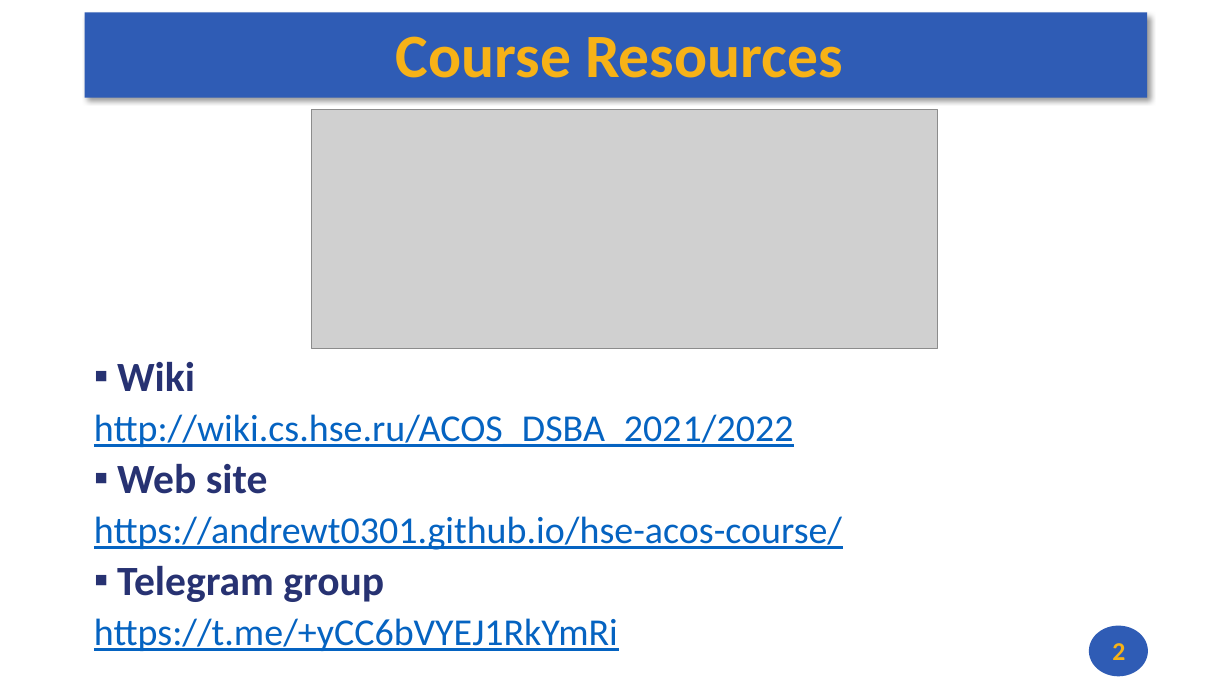
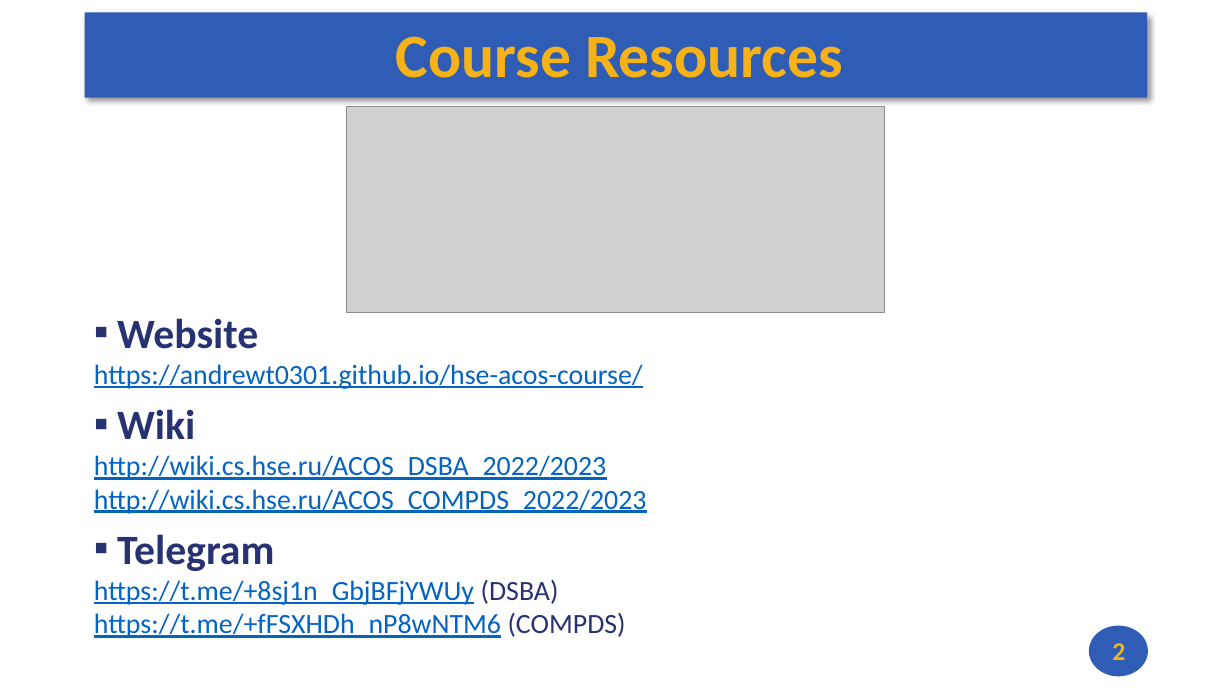
Before and after one commit to andrewt0301/hse-acos-course, a slide deck: slide 2 of docs/part1ca/01_Introduction/CA_Lecture_01.pptx. Drawn at 1232x693 pixels with LibreOffice and Linux fonts; fonts in the diff are those of the drawing; grey boxes stand for pictures. Boxes give left, top, right and bottom in pixels: in the first picture for what was removed or moved away, otherwise in the second. Text is boxed around its words. In the diff, an @@ line names an element or a change of style, - is before the commit and + after.

```diff
--- a/docs/part1ca/01_Introduction/CA_Lecture_01.pptx
+++ b/docs/part1ca/01_Introduction/CA_Lecture_01.pptx
@@ picture: place and size @@
-picture at bbox=[311, 109, 937, 348]
+picture at bbox=[348, 106, 885, 312]
@@ text "Website": place and size @@
-text "Website" at bbox=[94, 362, 842, 651]
+text "Website" at bbox=[94, 318, 647, 638]
@@ text at bbox=[94, 318, 643, 389]: paragraphs added @@
+▪ Website
+https://andrewt0301.github.io/hse-acos-course/
@@ text at bbox=[117, 409, 195, 439]: size 32.4 to 32.5 pt in "Wiki"; line spacing 0.8 to 1; less space between paragraphs @@
@@ text at bbox=[94, 455, 647, 638]: text changed; size 29.6 to 21.7 pt @@
-http://wiki.cs.hse.ru/ACOS_DSBA_2021/2022
-▪ Web site
-https://andrewt0301.github.io/hse-acos-course/
-▪ Telegram group
-https://t.me/+yCC6bVYEJ1RkYmRi
+http://wiki.cs.hse.ru/ACOS_DSBA_2022/2023
+http://wiki.cs.hse.ru/ACOS_COMPDS_2022/2023
+▪ Telegram
+https://t.me/+8sj1n_GbjBFjYWUy (DSBA)
+https://t.me/+fFSXHDh_nP8wNTM6 (COMPDS)
```
Also in this commit, not shown: 1 other slide changed, 1 other file.
